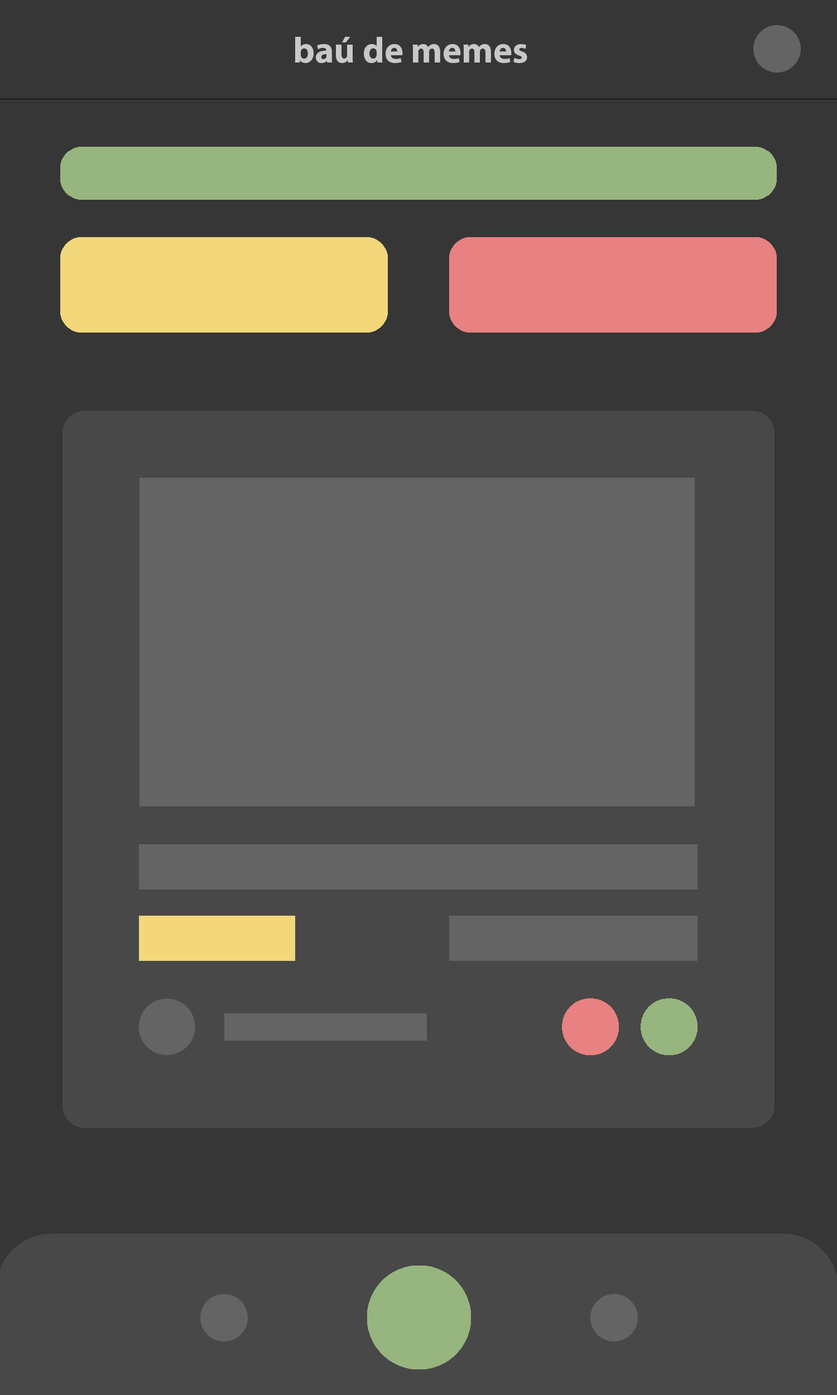
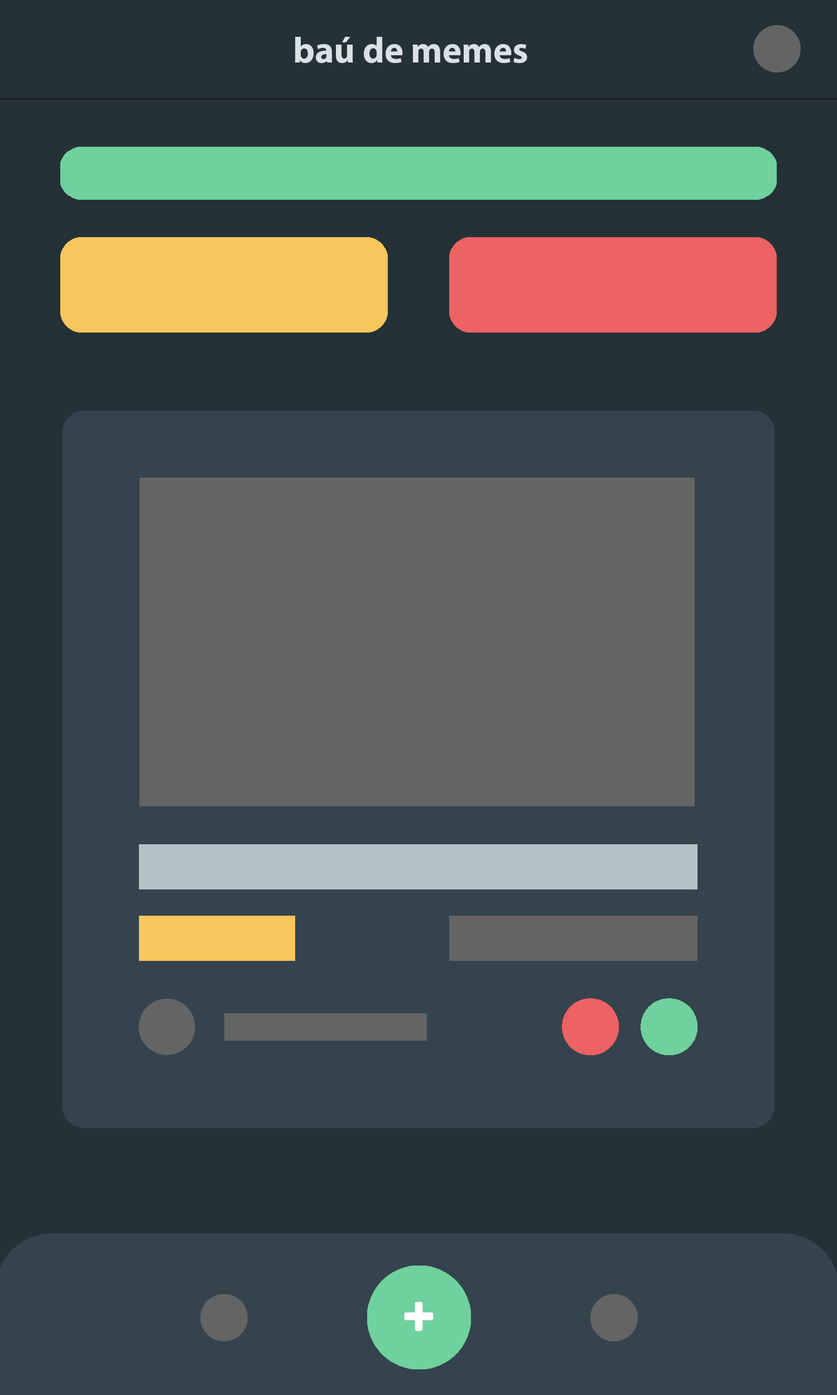
Layer changes from the first 837 x 1395 image to the second:
added layer "+" above "Ellipse 2 copy 2" over bbox(404, 1301, 434, 1332)
painted on "Ellipse 1" over bbox(367, 1265, 471, 1370)
painted on "Rounded Rectangle 4" over bbox(0, 1233, 837, 1395)
painted on "Rectangle 2 copy" over bbox(138, 915, 296, 961)
painted on "Rectangle 2" over bbox(138, 844, 698, 890)
painted on "Ellipse 3 copy 2" over bbox(640, 998, 698, 1056)
painted on "Ellipse 3 copy" over bbox(561, 998, 619, 1056)
painted on "Rounded Rectangle 3" over bbox(62, 410, 775, 1129)
painted on "Rounded Rectangle 2 copy" over bbox(449, 237, 777, 333)
painted on "Rounded Rectangle 2" over bbox(60, 237, 388, 333)
painted on "Rounded Rectangle 1" over bbox(60, 146, 777, 200)
painted on "baú de memes" over bbox(294, 36, 528, 64)
renamed "Background" to "Layer 0", painted on it over bbox(0, 0, 837, 1395)
